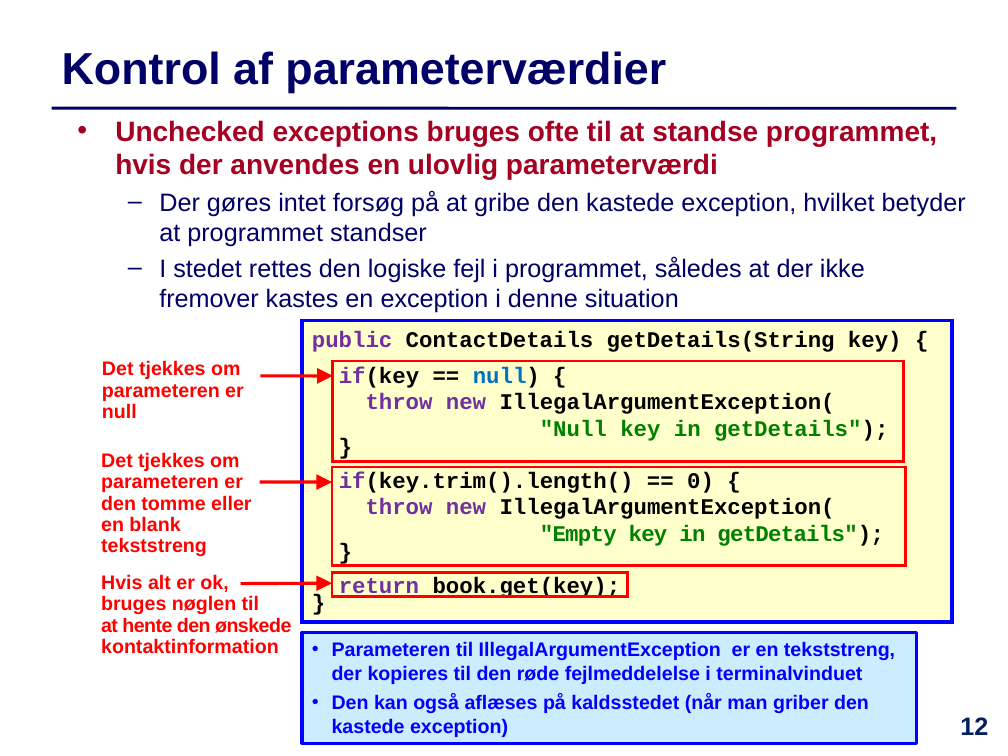
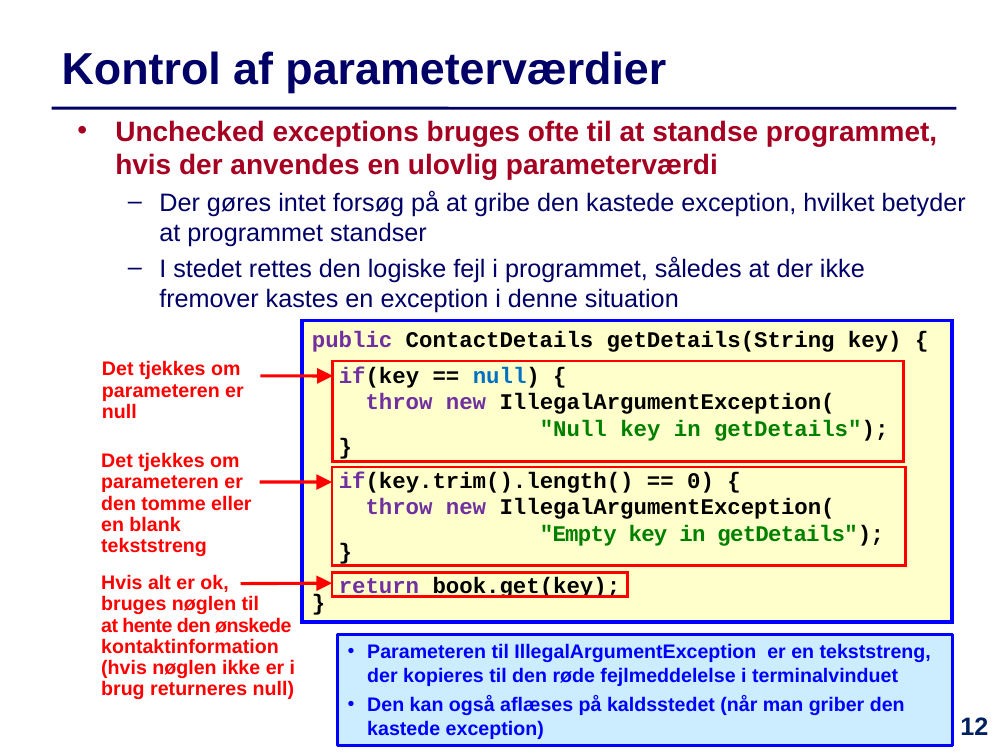
Before and after one commit to IntProgAU/Materiale, a slide deck: slide 12 of web/e24/uge_14/Slides-Uge14.pptx. Drawn at 1008x756 pixels with LibreOffice and Linux fonts; fonts in the diff are those of the drawing. Boxes give left, top, right and bottom in pixels: in the first picture for what was removed or moved away, otherwise in the second. Text is boxed around its words. In the diff, an @@ line names an element or a change of style, - is before the commit and + after.

```diff
--- a/web/e24/uge_14/Slides-Uge14.pptx
+++ b/web/e24/uge_14/Slides-Uge14.pptx
@@ text at box(101, 574, 295, 699): text changed @@
-Hvis alt er ok,
-bruges nøglen til
-at hente den ønskede kontaktinformation
+Hvis alt er ok,
+bruges nøglen til
+at hente den ønskede kontaktinformation (hvis nøglen ikke er i brug returneres null)
@@ rectangle "Parameteren til IllegalArgumentException er en ...": place and size @@
-rectangle "Parameteren til IllegalArgumentException er en ..." at box(302, 632, 917, 743)
+rectangle "Parameteren til IllegalArgumentException er en ..." at box(338, 634, 953, 745)
```
Also in this commit, not shown: 5 other slides changed, 1 other file.
